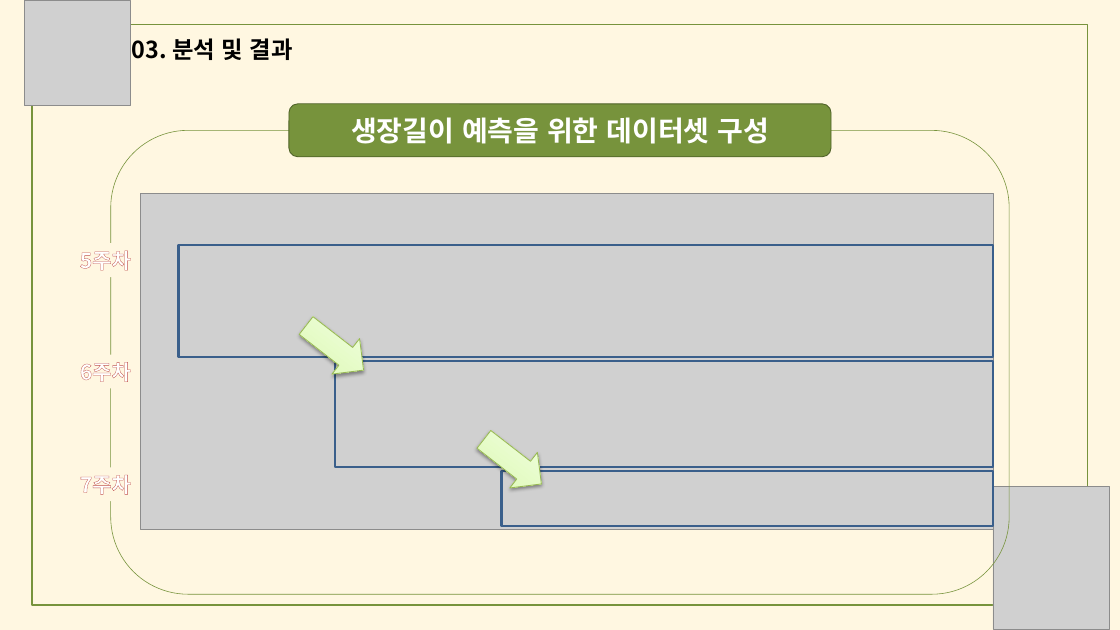
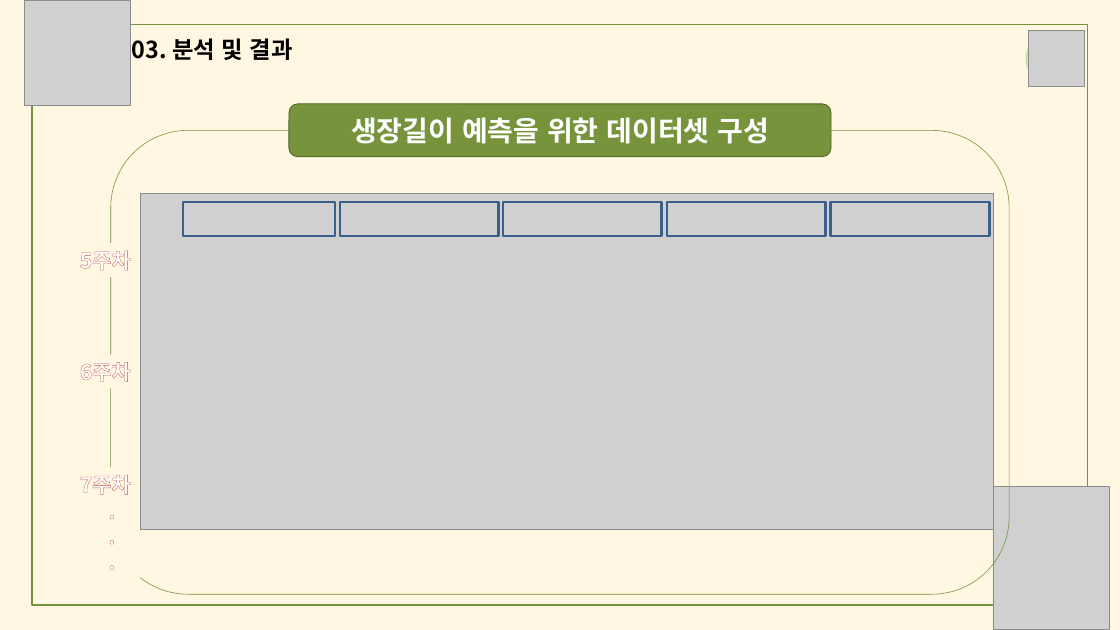
Before and after one commit to meucham11/nong_intern, a slide deck: slide 25 of 경진대회.pptx (slide 26 before the commit). Drawn at 1120x630 pixels with LibreOffice and Linux fonts; fonts in the diff are those of the drawing; grey boxes stand for pictures. Boxes give left, top, right and bottom in pixels: in the first picture for what was removed or moved away, otherwise in the second. Text is boxed around its words. In the diff, an @@ line names an element or a change of style, - is before the commit and + after.

```diff
--- a/경진대회.pptx
+++ b/경진대회.pptx
@@ freeform shape added at (1026, 30, 1082, 87), fill #C5E0B4 @@
@@ picture added at (1028, 30, 1085, 87) @@
@@ rectangle added at (183, 202, 335, 236), outline #3A5F8C 2 pt @@
@@ rectangle added at (340, 202, 499, 236), outline #3A5F8C 2 pt @@
@@ rectangle added at (503, 202, 662, 236), outline #3A5F8C 2 pt @@
@@ rectangle added at (667, 202, 826, 236), outline #3A5F8C 2 pt @@
@@ rectangle added at (831, 202, 990, 236), outline #3A5F8C 2 pt @@
@@ rectangle removed at (178, 245, 993, 357) @@
@@ right arrow removed at (292, 308, 378, 388) @@
@@ rectangle removed at (335, 361, 993, 467) @@
@@ right arrow removed at (470, 422, 556, 502) @@
@@ rectangle removed at (502, 471, 993, 526) @@
@@ text added at (84, 494, 140, 579), 18 pt, text #FFFFFF, bold @@
+.
+.
+.
```
Also in this commit, not shown: 25 other slides changed, 1 slide removed.
